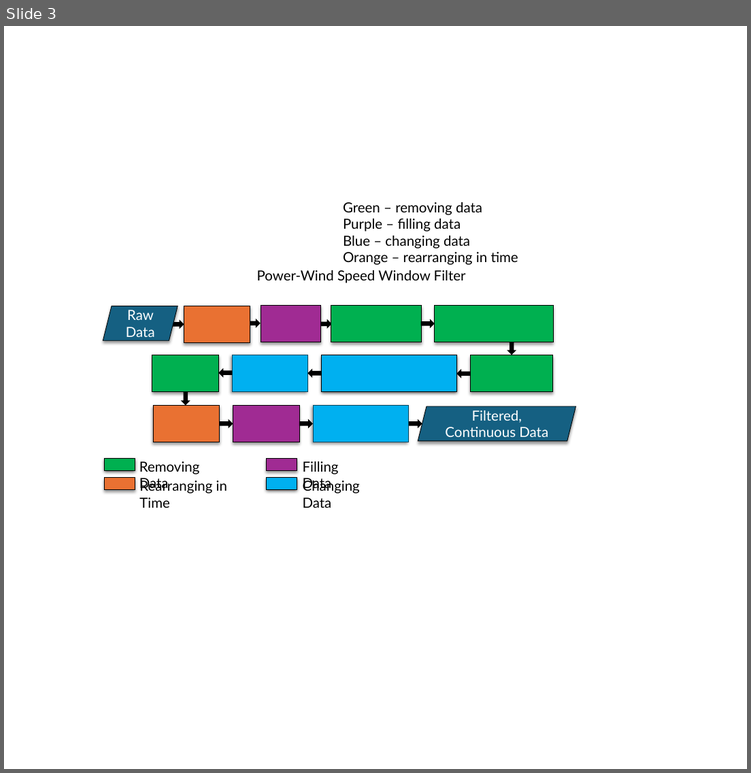
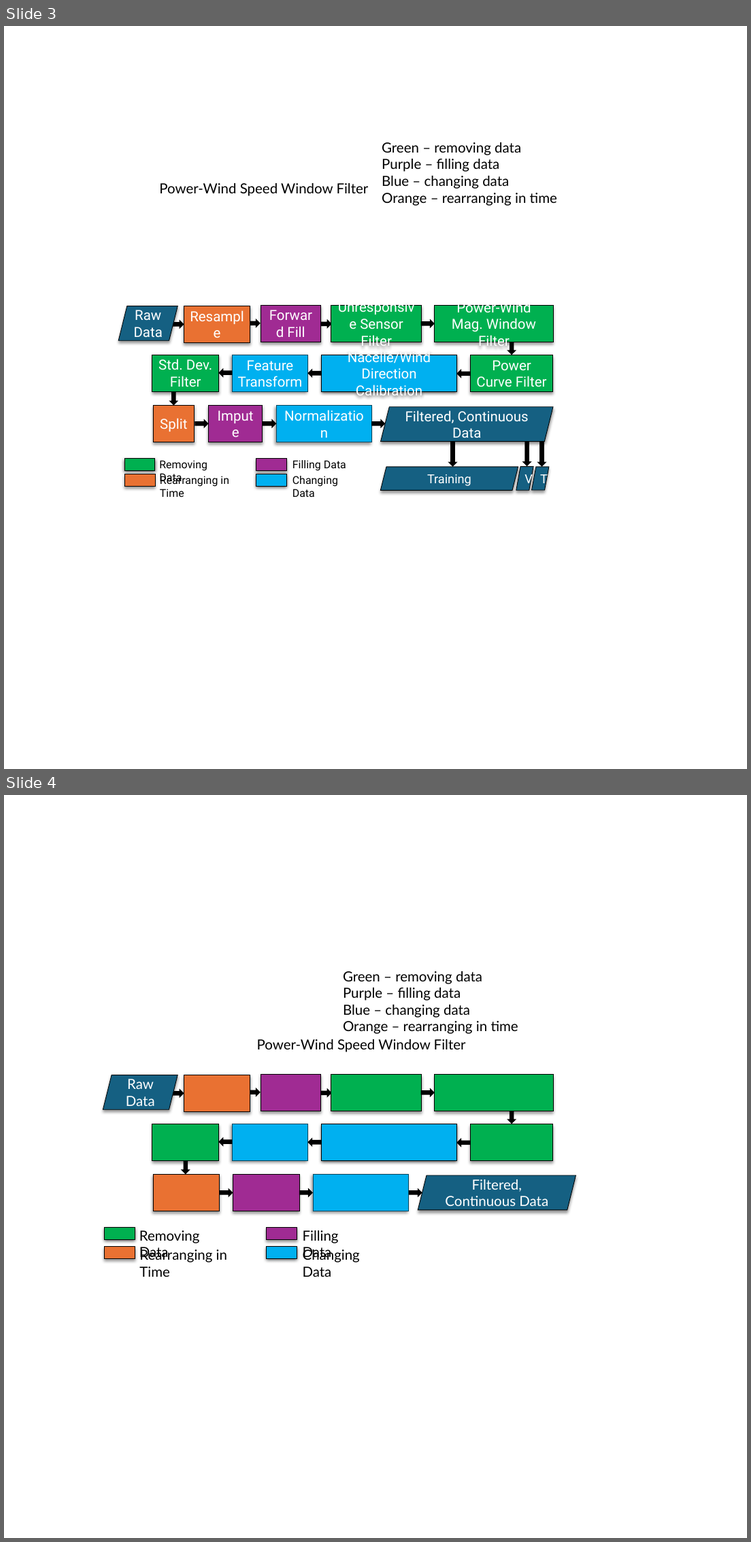
Before and after one commit to achenry/wind-forecasting, a slide deck: examples/figures/wind_forecasting_figs [Autosaved].pptx. Shown one above the other, each under a label of ours: slide 3 before the commit, slides 3 and 4 after it. The pictures are 751x773 and 751x1542 pixels, drawn with LibreOffice and Linux fonts; fonts in the diff are those of the drawing. Boxes give left, top, right and bottom in pixels: in the first picture for what was removed or moved away, otherwise in the second. Text is boxed around its words. In the diff, an @@ line names an element or a change of style, - is before the commit and + after.

```diff
--- a/examples/figures/wind_forecasting_figs [Autosaved].pptx
+++ b/examples/figures/wind_forecasting_figs [Autosaved].pptx
@@ slide 3 added at bbox=[4, 26, 747, 769], background #FFFFFF @@
@@ text added at bbox=[381, 142, 557, 206], 18 pt, text #000000 @@
+Green – removing data
+Purple – filling data
+Blue – changing data
+Orange – rearranging in time
@@ text added at bbox=[159, 183, 368, 196], 18 pt, text #000000 @@
+Power-Wind Speed Window Filter
@@ group added at bbox=[118, 305, 553, 497]: 15 right arrows, 15 rectangles, 5 parallelograms, 4 texts @@
+Normalization
+Raw Data
+Resample
+Forward Fill
+Unresponsive Sensor Filter
+Nacelle/Wind Direction Calibration
+Power Curve Filter
+Feature Transform
+Std. Dev. Filter
+Split
+Impute
+Removing Data
+Rearranging in Time
+Filling Data
+Changing Data
+Filtered, Continuous Data
+Power-Wind Mag. Window Filter
+Training
+V
+T
@@ what was slide 3 is now slide 4 @@
```
Also in this commit, not shown: 1 slide changed, 11 other files.
